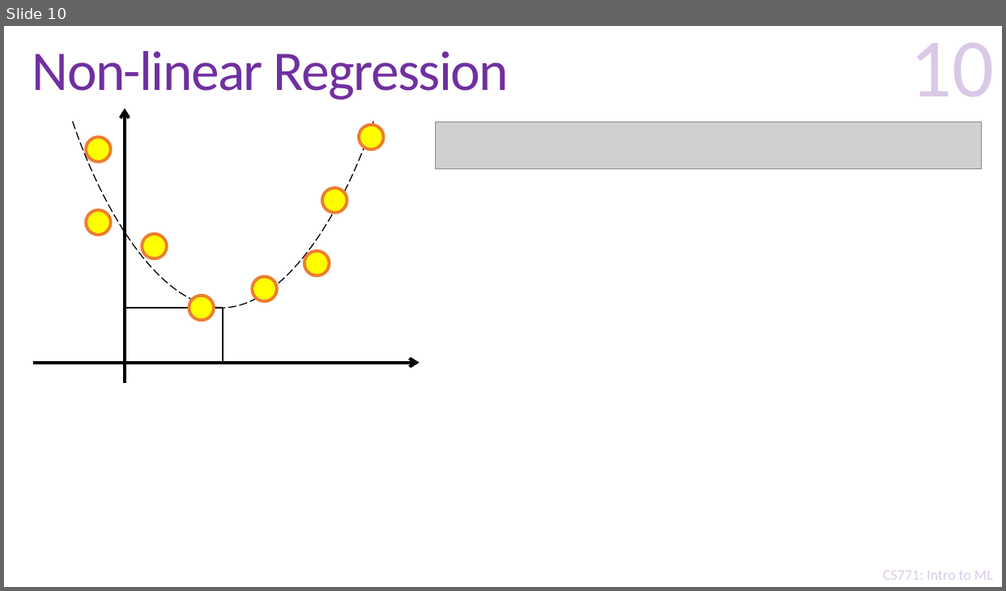
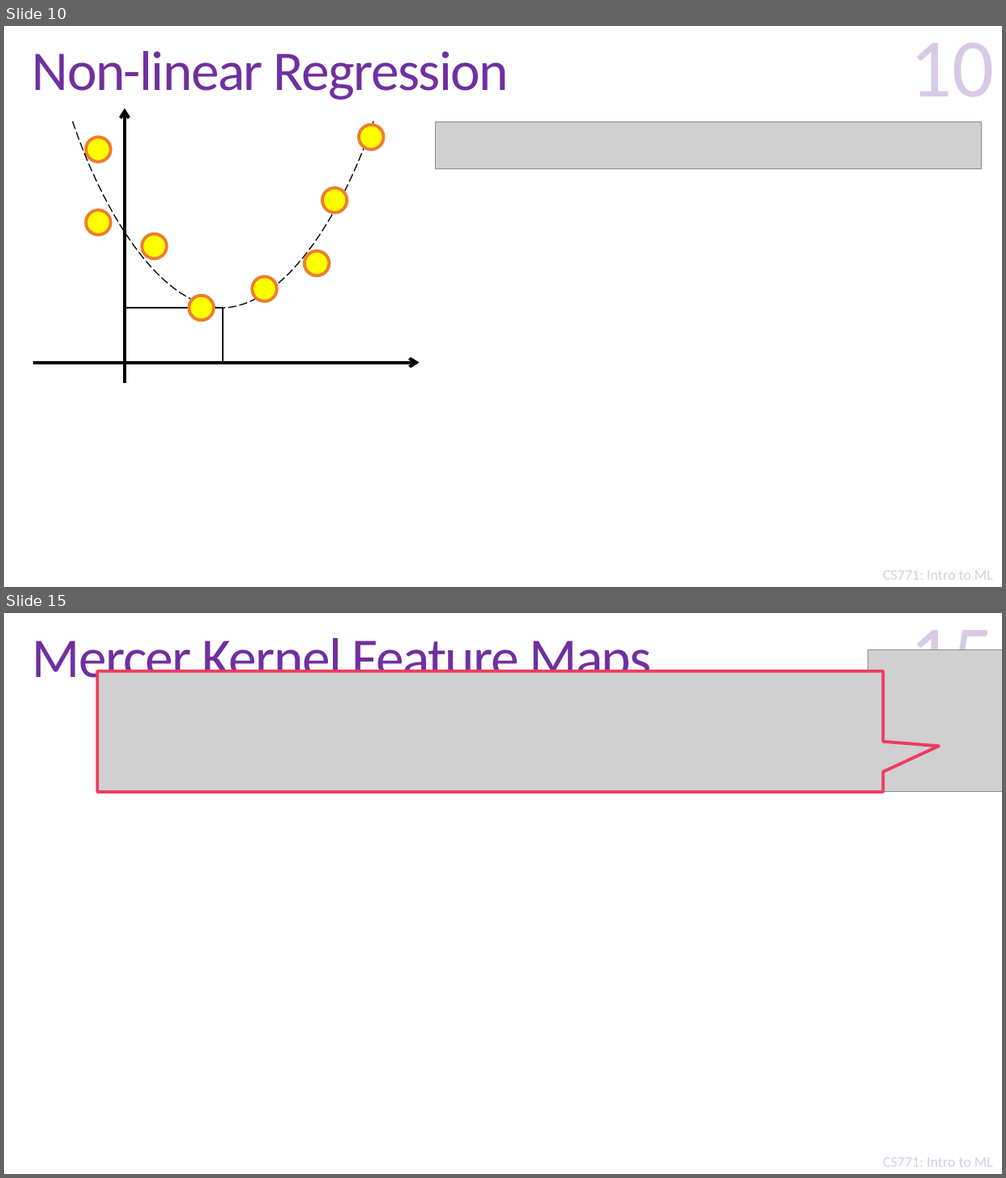
Before and after one commit to purushottamkar/ml19-20w, a slide deck: lecture_slides/19_Learning with Kernels.pptx. Shown one above the other, each under a label of ours: slide 10 before the commit, slides 10 and 15 after it; the slides between them are not shown. The pictures are 1006x591 and 1006x1178 pixels, drawn with LibreOffice and Linux fonts; fonts in the diff are those of the drawing; grey boxes stand for pictures; background and template pictures are left out. Boxes give left, top, right and bottom in pixels: in the first picture for what was removed or moved away, otherwise in the second. Text is boxed around its words. In the diff, an @@ line names an element or a change of style, - is before the commit and + after.

```diff
--- a/lecture_slides/19_Learning with Kernels.pptx
+++ b/lecture_slides/19_Learning with Kernels.pptx
@@ slide 15 added at (x1=4, y1=613, x2=1002, y2=1174), background #FFFFFF; not listed: 2 template elements that a slide beside it also shows @@
@@ title added at (x1=32, y1=630, x2=652, y2=691), 54 pt, text #7030A0 @@
+Mercer Kernel Feature Maps
@@ page number added at (x1=910, y1=614, x2=995, y2=650), 80 pt, text #7030A0 at 25% opacity @@
+15
@@ picture added at (x1=868, y1=649, x2=1002, y2=792) @@
@@ picture added at (x1=98, y1=671, x2=884, y2=793) @@
```
Also in this commit, not shown: 17 other slides added.
